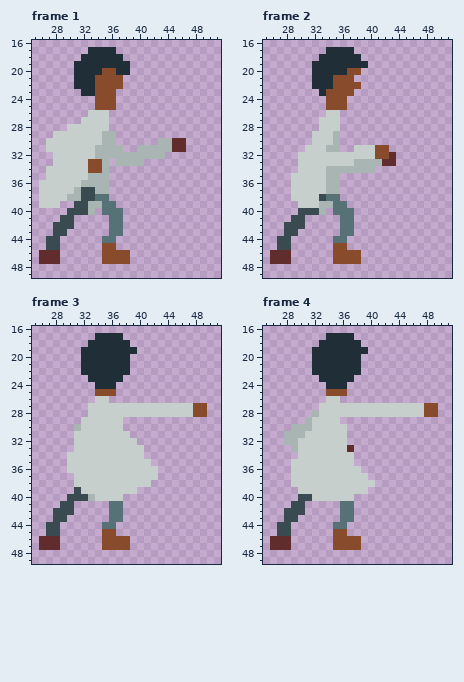
Two states of a pixel-art file, Assets/Sprites/Player/mc_punch_1.aseprite. Above: the version before the commit.
64x64 pixels, 8 frames. Shown: frame 1: x 25..51, y 16..49; frame 2: x 25..51, y 16..49; frame 3: x 25..51, y 16..49; frame 4: x 25..51, y 16..49. The commit also changed other frames, which this record leaves out.
New version:
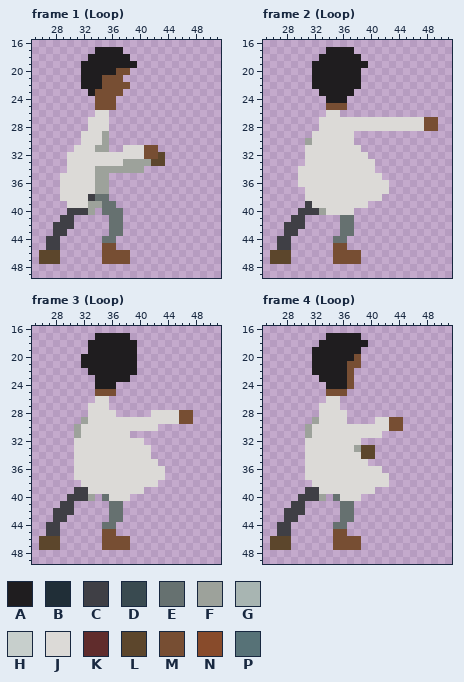
Palette (. is transparent): A #1f1d1f  B #202e37  C #3f3f45  D #394a50  E #667170  F #9da29b  G #a8b5b2  H #c7cfcc  J #dcdad7  K #602c2c  L #5c462c  M #774e33  N #884b2b  P #577277
What changed:
--- frame 1 (Loop)
@@ x 25..51 @@
 16 ...........................
-17 ........BBBB...............
-18 .......BBBBBB..............
-19 ......BBBBBBBB.............
-20 ......BBBBNNBB.............
-21 ......BBBNNNN..............
-22 ......BBBNNNN..............
-23 .......BBNNN...............
-24 .........NNN...............
-25 .........NNN...............
-26 ........HHH................
-27 .......HHHH................
-28 .....HHHHHH................
-29 ...HHHHHHHGG...............
-30 ..HHHHHHHHGG......GGKK.....
-31 ..HHHHHHHGGGG..GGGGGKK.....
-32 ...HHHHHHGGGGGGGGGG........
-33 ...HHHHHNNG.GGGG...........
-34 ..HHHHHHNNG................
-35 ..HHHHHHGGG................
-36 .HHHHHHGGGG................
-37 .HHHHHGDDGG................
-38 .HHHHGGDDPP................
-39 .HHH..DDGGPP...............
-40 .....DDDG.PPP..............
-41 ....DD.....PP..............
-42 ...DDD.....PP..............
-43 ...DD......PP..............
-44 ..DD......PP...............
-45 ..DD......NN...............
-46 .KKK......NNNN.............
-47 .KKK......NNNN.............
+17 .........AAAA..............
+18 ........AAAAAA.............
+19 .......AAAAAAAA............
+20 .......AAAAAMM.............
+21 .......AAAMMM..............
+22 .......AAAMMMM.............
+23 ........AMMMM..............
+24 .........MMM...............
+25 .........MMM...............
+26 .........JJ................
+27 ........JJJ................
+28 ........JJJ................
+29 .......JJJF................
+30 .......JJJF................
+31 ......JJJFF..JJJMM.........
+32 .....JJJJJJJJJJJMML........
+33 .....JJJJJJJJFFFFLL........
+34 .....JJJJFFFFFFF...........
+35 ....JJJJJFF................
+36 ....JJJJJFF................
+37 ....JJJJJFF................
+38 ....JJJJCEE................
+39 .....JJJFFEE...............
+40 .....CCCF.EEE..............
+41 ....CC.....EE..............
+42 ...CCC.....EE..............
+43 ...CC......EE..............
+44 ..CC......EE...............
+45 ..CC......MM...............
+46 .LLL......MMMM.............
+47 .LLL......MMMM.............
 48 ...........................
--- frame 2 (Loop)
@@ x 25..51 @@
 16 ...........................
-17 .........BBBB..............
-18 ........BBBBBB.............
-19 .......BBBBBBBB............
-20 .......BBBBBNN.............
-21 .......BBBNNN..............
-22 .......BBBNNNN.............
-23 ........BNNNN..............
-24 .........NNN...............
-25 .........NNN...............
-26 .........HH................
-27 ........HHH................
-28 ........HHH................
-29 .......HHHG................
-30 .......HHHG................
-31 ......HHHGG..HHHNN.........
-32 .....HHHHHHHHHHHNNK........
-33 .....HHHHHHHHGGGGKK........
-34 .....HHHHGGGGGGG...........
-35 ....HHHHHGG................
-36 ....HHHHHGG................
-37 ....HHHHHGG................
-38 ....HHHHDPP................
-39 .....HHHGGPP...............
-40 .....DDDG.PPP..............
-41 ....DD.....PP..............
-42 ...DDD.....PP..............
-43 ...DD......PP..............
-44 ..DD......PP...............
-45 ..DD......NN...............
-46 .KKK......NNNN.............
-47 .KKK......NNNN.............
+17 .........AAAA..............
+18 ........AAAAAA.............
+19 .......AAAAAAAA............
+20 .......AAAAAAA.............
+21 .......AAAAAAA.............
+22 .......AAAAAAA.............
+23 ........AAAAA..............
+24 .........AAA...............
+25 .........MMM...............
+26 .........JJ................
+27 ........JJJJJJJJJJJJJJJMM..
+28 ........JJJJJJJJJJJJJJJMM..
+29 .......JJJJJJ..............
+30 ......FJJJJJJ..............
+31 ......JJJJJJJJ.............
+32 ......JJJJJJJJJ............
+33 ......JJJJJJJJJJ...........
+34 .....JJJJJJJJJJJ...........
+35 .....JJJJJJJJJJJJ..........
+36 .....JJJJJJJJJJJJJ.........
+37 ......JJJJJJJJJJJJ.........
+38 ......JJJJJJJJJJJ..........
+39 ......CJJJJJJJJ............
+40 .....CCCFJJJJ..............
+41 ....CC.....EE..............
+42 ...CCC.....EE..............
+43 ...CC......EE..............
+44 ..CC......EE...............
+45 ..CC......MM...............
+46 .LLL......MMMM.............
+47 .LLL......MMMM.............
 48 ...........................
--- frame 3 (Loop)
@@ x 25..51 @@
 16 ...........................
-17 .........BBBB..............
-18 ........BBBBBB.............
-19 .......BBBBBBBB............
-20 .......BBBBBBB.............
-21 .......BBBBBBB.............
-22 .......BBBBBBB.............
-23 ........BBBBB..............
-24 .........BBB...............
-25 .........NNN...............
-26 .........HH................
-27 ........HHHHHHHHHHHHHHHNN..
-28 ........HHHHHHHHHHHHHHHNN..
-29 .......HHHHHH..............
-30 ......GHHHHHH..............
-31 ......HHHHHHHH.............
-32 ......HHHHHHHHH............
-33 ......HHHHHHHHHH...........
-34 .....HHHHHHHHHHH...........
-35 .....HHHHHHHHHHHH..........
-36 .....HHHHHHHHHHHHH.........
-37 ......HHHHHHHHHHHH.........
-38 ......HHHHHHHHHHH..........
-39 ......DHHHHHHHH............
-40 .....DDDGHHHH..............
-41 ....DD.....PP..............
-42 ...DDD.....PP..............
-43 ...DD......PP..............
-44 ..DD......PP...............
-45 ..DD......NN...............
-46 .KKK......NNNN.............
-47 .KKK......NNNN.............
+17 .........AAAAA.............
+18 ........AAAAAAA............
+19 ........AAAAAAA............
+20 .......AAAAAAAA............
+21 .......AAAAAAAA............
+22 ........AAAAAAA............
+23 .........AAAAA.............
+24 .........AAA...............
+25 .........MMM...............
+26 .........JJ................
+27 ........JJJ................
+28 ........JJJJ.....JJJJMM....
+29 .......FJJJJJJJJJJJJJMM....
+30 ......FJJJJJJJJJJJ.........
+31 ......FJJJJJJJ.............
+32 ......JJJJJJJJJJ...........
+33 ......JJJJJJJJJJJ..........
+34 ......JJJJJJJJJJJ..........
+35 ......JJJJJJJJJJJJ.........
+36 ......JJJJJJJJJJJJJ........
+37 ......JJJJJJJJJJJJJ........
+38 .......JJJJJJJJJJJ.........
+39 ......CCJJJJJJJJ...........
+40 .....CCCF.EJJJ.............
+41 ....CC.....EE..............
+42 ...CCC.....EE..............
+43 ...CC......EE..............
+44 ..CC......EE...............
+45 ..CC......MM...............
+46 .LLL......MMMM.............
+47 .LLL......MMMM.............
 48 ...........................
--- frame 4 (Loop)
@@ x 25..51 @@
 16 ...........................
-17 .........BBBB..............
-18 ........BBBBBB.............
-19 .......BBBBBBBB............
-20 .......BBBBBBB.............
-21 .......BBBBBBB.............
-22 .......BBBBBBB.............
-23 ........BBBBB..............
-24 .........BBB...............
-25 .........NNN...............
-26 .........HH................
-27 ........HHHHHHHHHHHHHHHNN..
-28 .......GHHHHHHHHHHHHHHHNN..
-29 ......GHHHH................
-30 ....GGGHHHHH...............
-31 ...GGGHHHHHH...............
-32 ...GGHHHHHHH...............
-33 ....GHHHHHHHK..............
-34 .....HHHHHHHH..............
-35 ....HHHHHHHHH..............
-36 ....HHHHHHHHHH.............
-37 ....HHHHHHHHHHH............
-38 ....HHHHHHHHHHHH...........
-39 .....HHHHHHHHHH............
-40 .....DDHHHHHH..............
-41 ....DD.....PP..............
-42 ...DDD.....PP..............
-43 ...DD......PP..............
-44 ..DD......PP...............
-45 ..DD......NN...............
-46 .KKK......NNNN.............
-47 .KKK......NNNN.............
+17 .........AAAAA.............
+18 ........AAAAAAA............
+19 .......AAAAAAA.............
+20 .......AAAAAAM.............
+21 .......AAAAAMM.............
+22 .......AAAAAM..............
+23 ........AAAAM..............
+24 .........AAAM..............
+25 .........MMM...............
+26 .........JJ................
+27 ........JJJ................
+28 ........JJJJ...............
+29 .......FJJJJ....JJMM.......
+30 ......FJJJJJJJJJJJMM.......
+31 ......FJJJJJJJJJJ..........
+32 ......JJJJJJJJ.............
+33 ......JJJJJJJFLL...........
+34 ......JJJJJJJJLL...........
+35 ......JJJJJJJJJ............
+36 ......JJJJJJJJJJJ..........
+37 ......JJJJJJJJJJJJ.........
+38 .......JJJJJJJJJJJ.........
+39 ......CCJJJJJJJJ...........
+40 .....CCCF.EJJJ.............
+41 ....CC.....EE..............
+42 ...CCC.....EE..............
+43 ...CC......EE..............
+44 ..CC......EE...............
+45 ..CC......MM...............
+46 .LLL......MMMM.............
+47 .LLL......MMMM.............
 48 ...........................
